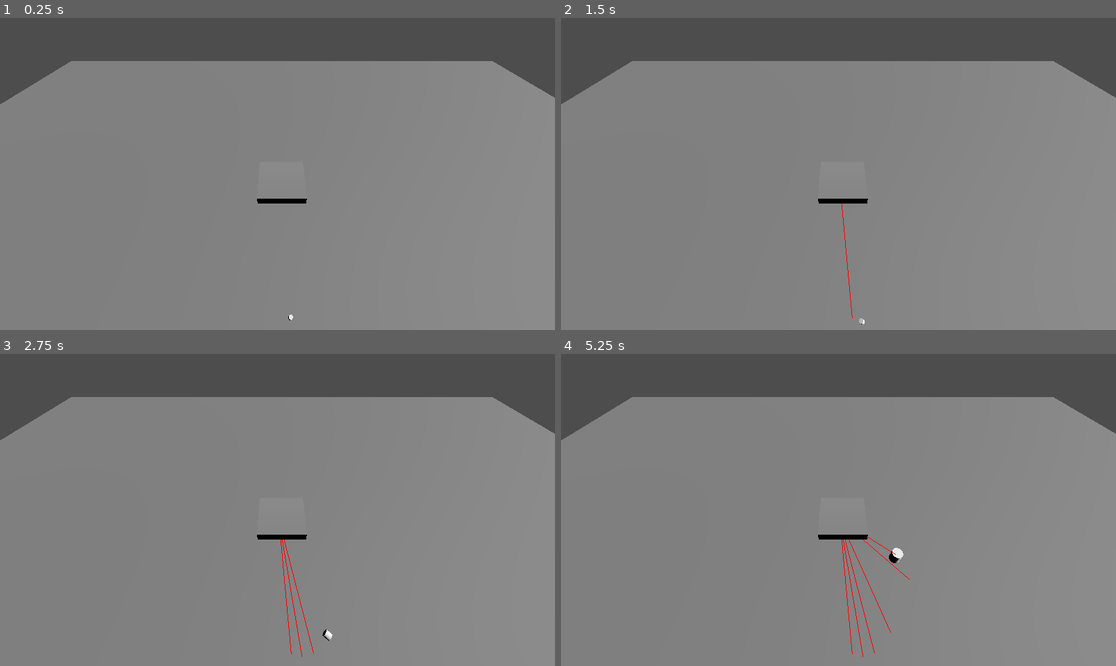
Above: before the commit, frames 1-4 (two rows, left to right).
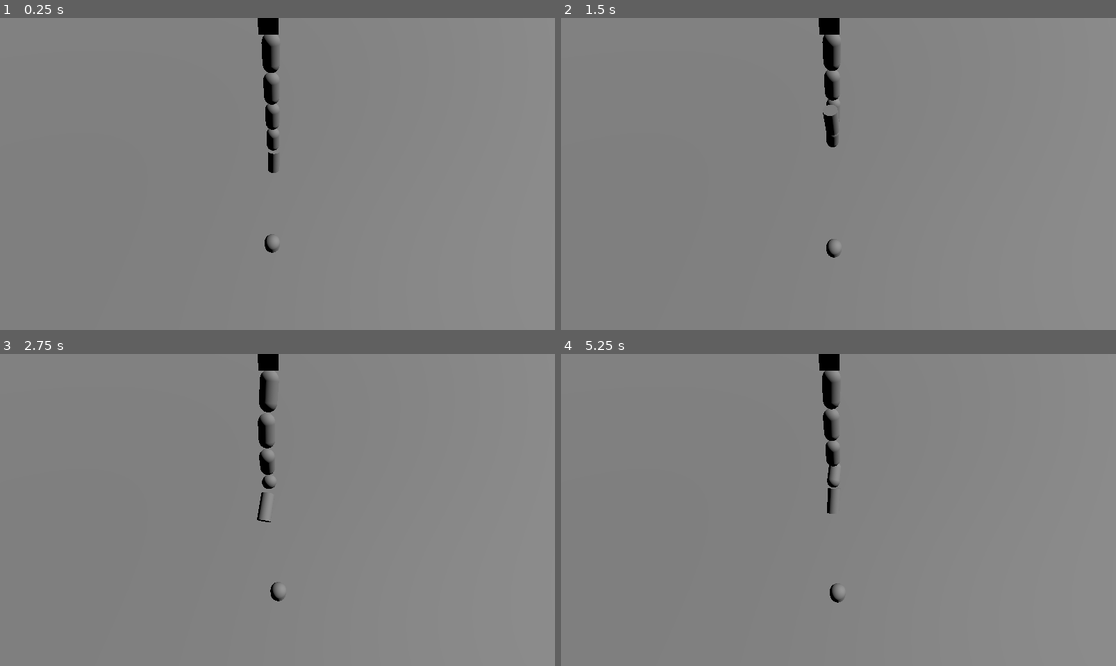
Above: after the commit, the same moments.

Repository: farrellfoobar/GrappleGame
Game: Godot game, scene res://main.tscn
The game is run twice, just before and just after one commit, with the same random seed, the same clock (stepped at 60 frames per second) and the same inputs.
Inputs (mouse positions are in pixels of both pictures, inside the frame that each line leads up to):
- Up to frame 1 (0.25 s): no input
- Up to frame 2 (1.5 s): tap Enter (ui_accept) at 0.5, 0.77, 0.8, 1.07, 1.35 s; move the mouse to (960, 158) at 0.52 s; hold D (move_right) 0.53-1.28 s; click (960, 158) at 0.6 s; move the mouse to (727, 189) at 1.27 s; hold S (move_back) from 1.28 s (still down)
- Up to frame 3 (2.75 s): tap Enter (ui_accept) at 1.52, 1.82, 2.3 s; click (166, 525) at 1.55 s; move the mouse to (333, 441) at 2.02 s; release S (move_back) at 2.03 s; hold D (move_right) from 2.03 s (still down); click (333, 441) at 2.1 s
- Up to frame 4 (5.25 s): move the mouse to (810, 572) at 2.77 s; release D (move_right) at 2.78 s; hold W (move_forward) 2.78-3.53 s; click (810, 572) at 2.85 s; tap Enter (ui_accept) at 3.02, 3.32, 3.6, 3.77, 4.07, 4.52, 4.82 s; move the mouse to (1005, 556) at 3.52 s; hold A (move_left) 3.53-5.03 s; move the mouse to (672, 463) at 4.27 s; click (672, 463) at 4.35 s; move the mouse to (866, 510) at 5.02 s; hold S (move_back) from 5.03 s (still down); click (866, 510) at 5.1 s

The runs differ from the first frame. In frame 1, 16% of the frame differs, in the area x 0-100%, y 0-97%; in frame 2, 16%; in frame 3, 16%; in frame 4, 16%, in the area x 0-100%, y 0-98%.
Error after the commit: Invalid access to property or key 'global_position' on a base object of type 'null instance'. (res://src/player.gd:56)

Commit message:
playing with ridgid body

Diff:
--- a/main.tscn
+++ b/main.tscn
@@ -1,31 +1,42 @@
-[gd_scene load_steps=9 format=3 uid="uid://dbygoieru6ugs"]
+[gd_scene load_steps=15 format=3 uid="uid://dbygoieru6ugs"]
 
-[ext_resource type="PackedScene" uid="uid://d24f7pwsuvsdk" path="res://player.tscn" id="1_k6bmw"]
+[ext_resource type="Script" path="res://src/player.gd" id="1_6y6n3"]
 
-[sub_resource type="BoxShape3D" id="BoxShape3D_bhmmv"]
-size = Vector3(60, 2, 60)
+[sub_resource type="WorldBoundaryShape3D" id="WorldBoundaryShape3D_5x56k"]
 
 [sub_resource type="BoxMesh" id="BoxMesh_kyuva"]
 size = Vector3(600, 2, 600)
 
+[sub_resource type="CapsuleShape3D" id="CapsuleShape3D_pfnju"]
+
+[sub_resource type="CapsuleMesh" id="CapsuleMesh_ultgv"]
+
+[sub_resource type="BoxShape3D" id="BoxShape3D_b0htc"]
+
+[sub_resource type="BoxMesh" id="BoxMesh_f8e8l"]
+
+[sub_resource type="CylinderShape3D" id="CylinderShape3D_5wuqv"]
+radius = 0.998469
+
+[sub_resource type="CylinderMesh" id="CylinderMesh_hvhii"]
+
+[sub_resource type="PhysicsMaterial" id="PhysicsMaterial_85bhq"]
+friction = 0.0
+
+[sub_resource type="CapsuleShape3D" id="CapsuleShape3D_ao2t1"]
+
+[sub_resource type="CapsuleMesh" id="CapsuleMesh_21hit"]
+
 [sub_resource type="SphereShape3D" id="SphereShape3D_f0dxa"]
 
 [sub_resource type="SphereMesh" id="SphereMesh_hkjsm"]
-
-[sub_resource type="BoxShape3D" id="BoxShape3D_6cdip"]
-
-[sub_resource type="BoxMesh" id="BoxMesh_nhfqf"]
-
-[sub_resource type="StandardMaterial3D" id="StandardMaterial3D_2nre2"]
-metallic = 1.0
-metallic_specular = 1.0
 
 [node name="Main" type="Node"]
 
 [node name="Ground" type="StaticBody3D" parent="."]
 
 [node name="CollisionShape3D" type="CollisionShape3D" parent="Ground"]
-shape = SubResource("BoxShape3D_bhmmv")
+shape = SubResource("WorldBoundaryShape3D_5x56k")
 
 [node name="MeshInstance3D" type="MeshInstance3D" parent="Ground"]
 mesh = SubResource("BoxMesh_kyuva")
@@ -34,26 +45,109 @@
 [node name="DirectionalLight3D" type="DirectionalLight3D" parent="."]
 transform = Transform3D(1, 0, 0, 0, -0.67066, 0.741765, 0, -0.741765, -0.67066, 0, 4.34756, 0)
 
-[node name="Player" parent="." instance=ExtResource("1_k6bmw")]
-transform = Transform3D(1, 0, 0, 0, 1, 0, 0, 0, 1, 0, 2.1, 0)
+[node name="Camera3D" type="Camera3D" parent="."]
+transform = Transform3D(-4.37114e-08, -0.761538, 0.64812, 0, 0.64812, 0.761538, -1, 3.32879e-08, -2.83302e-08, 11.1138, 14.4557, -0.343403)
 
-[node name="grapple_target" type="CollisionShape3D" parent="Player"]
+[node name="Link1" type="RigidBody3D" parent="."]
+transform = Transform3D(1, 0, 0, 0, 1, 0, 0, 0, 1, -1.21146, 4.04161, 0)
+
+[node name="CollisionShape3D2" type="CollisionShape3D" parent="Link1"]
+transform = Transform3D(1, 0, 0, 0, 1, 0, 0, 0, 1, 0, 0.101473, 0)
+shape = SubResource("CapsuleShape3D_pfnju")
+
+[node name="MeshInstance3D" type="MeshInstance3D" parent="Link1/CollisionShape3D2"]
+mesh = SubResource("CapsuleMesh_ultgv")
+
+[node name="Link2" type="RigidBody3D" parent="Link1"]
+transform = Transform3D(1, 0, 0, 0, 1, 0, 0, 0, 1, 0, 2.15383, 0)
+
+[node name="CollisionShape3D2" type="CollisionShape3D" parent="Link1/Link2"]
+shape = SubResource("CapsuleShape3D_pfnju")
+
+[node name="MeshInstance3D" type="MeshInstance3D" parent="Link1/Link2/CollisionShape3D2"]
+mesh = SubResource("CapsuleMesh_ultgv")
+
+[node name="2-3 Joint" type="PinJoint3D" parent="Link1/Link2"]
+node_a = NodePath("..")
+node_b = NodePath("../../Link3")
+params/bias = 0.5
+
+[node name="Link3" type="RigidBody3D" parent="Link1"]
+transform = Transform3D(1, 0, 0, 0, 1, 0, 0, 0, 1, 0, 4.16658, 0)
+
+[node name="CollisionShape3D2" type="CollisionShape3D" parent="Link1/Link3"]
+shape = SubResource("CapsuleShape3D_pfnju")
+
+[node name="MeshInstance3D" type="MeshInstance3D" parent="Link1/Link3/CollisionShape3D2"]
+mesh = SubResource("CapsuleMesh_ultgv")
+
+[node name="3-4 Joint" type="PinJoint3D" parent="Link1/Link3"]
+node_a = NodePath("..")
+node_b = NodePath("../../Link4")
+params/bias = 0.5
+
+[node name="Link4" type="RigidBody3D" parent="Link1"]
+transform = Transform3D(1, 0, 0, 0, 1, 0, 0, 0, 1, 0.030365, 6.1895, 0)
+
+[node name="CollisionShape3D2" type="CollisionShape3D" parent="Link1/Link4"]
+shape = SubResource("CapsuleShape3D_pfnju")
+
+[node name="MeshInstance3D" type="MeshInstance3D" parent="Link1/Link4/CollisionShape3D2"]
+mesh = SubResource("CapsuleMesh_ultgv")
+
+[node name="1-2 Joint" type="PinJoint3D" parent="Link1"]
+node_a = NodePath("..")
+node_b = NodePath("../Link2")
+params/bias = 0.5
+
+[node name="1-Body Joint" type="PinJoint3D" parent="Link1"]
+node_a = NodePath("..")
+node_b = NodePath("../../RigidBody3D")
+
+[node name="StaticBody3D" type="StaticBody3D" parent="."]
+transform = Transform3D(1, 0, 0, 0, 1, 0, 0, 0, 1, -1.12554, 11.769, 0.0942173)
+
+[node name="CollisionShape3D" type="CollisionShape3D" parent="StaticBody3D"]
+shape = SubResource("BoxShape3D_b0htc")
+
+[node name="MeshInstance3D" type="MeshInstance3D" parent="StaticBody3D"]
+mesh = SubResource("BoxMesh_f8e8l")
+skeleton = NodePath("../CollisionShape3D")
+
+[node name="StaticBody-4 Joint" type="PinJoint3D" parent="StaticBody3D"]
+node_a = NodePath("..")
+node_b = NodePath("../../Link1/Link4")
+params/bias = 0.5
+
+[node name="RigidBody3D" type="RigidBody3D" parent="."]
+transform = Transform3D(1, 0, 0, 0, 1, 0, 0, 0, 1, -1.21356, 2.10853, -0.0768838)
+
+[node name="CollisionShape3D2" type="CollisionShape3D" parent="RigidBody3D"]
+transform = Transform3D(1, 0, 0, 0, 1, 0, 0, 0, 1, -1.21356, 2.10854, -0.0768838)
+top_level = true
+shape = SubResource("CylinderShape3D_5wuqv")
+
+[node name="MeshInstance3D" type="MeshInstance3D" parent="RigidBody3D"]
+mesh = SubResource("CylinderMesh_hvhii")
+
+[node name="Player2" type="RigidBody3D" parent="."]
+transform = Transform3D(1, 0, 0, 0, 1, 0, 0, 0, 1, 5.914, 4, 0)
+physics_material_override = SubResource("PhysicsMaterial_85bhq")
+script = ExtResource("1_6y6n3")
+
+[node name="CollisionShape3D" type="CollisionShape3D" parent="Player2"]
+transform = Transform3D(1, 0, 0, 0, 1, 0, 0, 0, 1, 0, -2.02595, 0)
+shape = SubResource("CapsuleShape3D_ao2t1")
+
+[node name="MeshInstance3D" type="MeshInstance3D" parent="Player2"]
+transform = Transform3D(1, 0, 0, 0, 1, 0, 0, 0, 1, 0, -2.02595, 0)
+mesh = SubResource("CapsuleMesh_21hit")
+
+[node name="grapple_target" type="CollisionShape3D" parent="."]
 auto_translate_mode = 2
 transform = Transform3D(1, 0, 0, 0, 1, 0, 0, 0, 1, -3.31748, 99.3831, 5.94123)
 top_level = true
 shape = SubResource("SphereShape3D_f0dxa")
 
-[node name="MeshInstance3D" type="MeshInstance3D" parent="Player/grapple_target"]
+[node name="MeshInstance3D" type="MeshInstance3D" parent="grapple_target"]
 mesh = SubResource("SphereMesh_hkjsm")
-
-[node name="CollisionShape3D" type="CollisionShape3D" parent="."]
-transform = Transform3D(1, 0, 0, 0, 1, 0, 0, 0, 1, -3.29433, 140.456, 5.64791)
-shape = SubResource("BoxShape3D_6cdip")
-
-[node name="MeshInstance3D" type="MeshInstance3D" parent="CollisionShape3D"]
-transform = Transform3D(5, 0, 0, 0, 1, 0, 0, 0, 5, 0, -40.6984, 0)
-mesh = SubResource("BoxMesh_nhfqf")
-surface_material_override/0 = SubResource("StandardMaterial3D_2nre2")
-
-[node name="Camera3D" type="Camera3D" parent="."]
-transform = Transform3D(-4.37114e-08, -0.761538, 0.64812, 0, 0.64812, 0.761538, -1, 3.32879e-08, -2.83302e-08, 10.5125, 117.292, 6.0951)
--- a/src/player.gd
+++ b/src/player.gd
@@ -1,8 +1,8 @@
-extends CharacterBody3D
+extends RigidBody3D
 
 
 const SPEED = 5.0
-const JUMP_VELOCITY = 40
+const JUMP_VELOCITY = 4
 const SENSITIVITY = 0.01
 
 var player: Node3D
@@ -13,10 +13,10 @@
 
 func _physics_process(delta: float) -> void:
 	impart_gravity(delta)
-	do_look_direction_change()
-	impart_velocity_from_inputs()
+	#do_look_direction_change()
+	impart_velocity_from_inputs(delta)
 	impart_velocity_from_grapple(delta)
-	move_and_slide() # tell godot to handle the physics
+	#move_and_slide() # tell godot to handle the physics
 
 var mouse_x: int      = 0
 var mouse_last_x: int = 0
@@ -32,9 +32,9 @@
 	player.rotate(Vector3(0, 1, 0), mouse_x_delta*SENSITIVITY)
 	player.rotate_object_local(Vector3(1, 0, 0), mouse_y_delta*SENSITIVITY)
 
-func impart_velocity_from_inputs() -> void:
+func impart_velocity_from_inputs(delta: float) -> void:
 	impart_jump()
-	impart_cardinal_movement()
+	impart_cardinal_movement(delta)
 
 var is_grappled: bool          = false
 var grapple_rest_length: float = 0
@@ -50,7 +50,7 @@
 			tension_force = get_grapple_path() * (get_gravity().length()/get_grapple_path().length())
 			tension_force = tension_force * (1 + sin(pull_vector.angle_to(get_gravity())))
 			#print("t, e: ", tension_force.y, ", ", grapple_extension, ", ", grapple_rest_length)
-			velocity += tension_force * delta * grapple_extension
+			apply_impulse(tension_force * delta * grapple_extension)
 
 	if Input.is_action_just_pressed("grapple"):
 		line(player.global_position, get_node("grapple_target").global_position)
@@ -66,23 +66,38 @@
 	return grapple_target - player.global_position
 
 func impart_gravity(delta: float):
-	if not is_on_floor():
-		velocity += get_gravity() * delta
+	apply_impulse(get_gravity())
 
 func impart_jump():
-	if Input.is_action_just_pressed("ui_accept") and is_on_floor():
-		velocity.y += JUMP_VELOCITY
+	if Input.is_action_just_pressed("ui_accept"): #and is_on_floor():
+		apply_impulse(Vector3(0, JUMP_VELOCITY, 0))
 
-func impart_cardinal_movement():
+func impart_cardinal_movement(delta: float):
 	var input_dir := Input.get_vector("move_left", "move_right", "move_back", "move_forward")
-	var direction := (player.transform.basis * Vector3(-input_dir.x, 0, input_dir.y)).normalized()
+	var input_dir_3d := Vector3(input_dir.x, 0, input_dir.y)
+	#var direction := (player.transform.basis * Vector3(-input_dir.x, 0, input_dir.y)).normalized()
 
-	if direction and is_on_floor:
-		velocity.x = direction.x * SPEED
-		velocity.z = direction.z * SPEED
-	elif(!is_grappled && is_on_floor()):
-		velocity.x = move_toward(velocity.x, 0, SPEED)
-		velocity.z = move_toward(velocity.z, 0, SPEED)
+	if input_dir_3d:
+		var target_velocity     = input_dir_3d * SPEED
+		var velocity_correction = target_velocity - linear_velocity
+		var correction_impluse = update(velocity_correction, delta) * 0.001
+		print("applying impulse ", correction_impluse)
+		apply_central_impulse(correction_impluse)
+	#elif(!is_grappled && is_on_floor()):
+#		velocity.x = move_toward(velocity.x, 0, SPEED)
+#		velocity.z = move_toward(velocity.z, 0, SPEED)
+
+var p: float = 1
+var i: float = 0.1
+var d: float = 1
+
+var _prev_correction: Vector3
+var _correction_integral: Vector3
+func update(corretion: Vector3, delta: float) -> Vector3:
+	_correction_integral += corretion * delta
+	var error_derivative = (corretion - _prev_correction) / delta
+	_prev_correction = corretion
+	return p* corretion + i* _correction_integral + d* error_derivative
 
 func line(pos1: Vector3, pos2: Vector3, color = Color.RED, persist_ms = 0):
 	var mesh_instance := MeshInstance3D.new()
